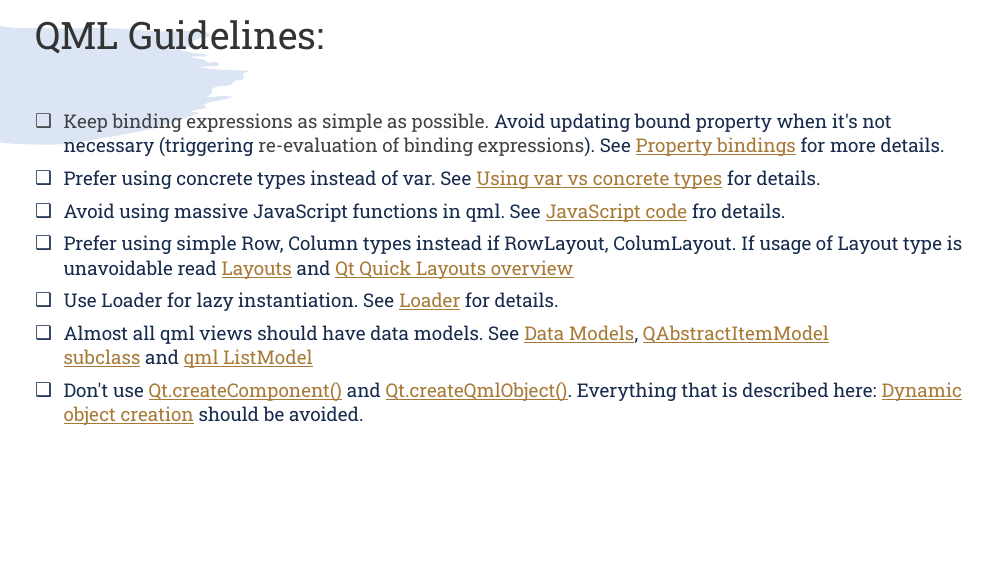
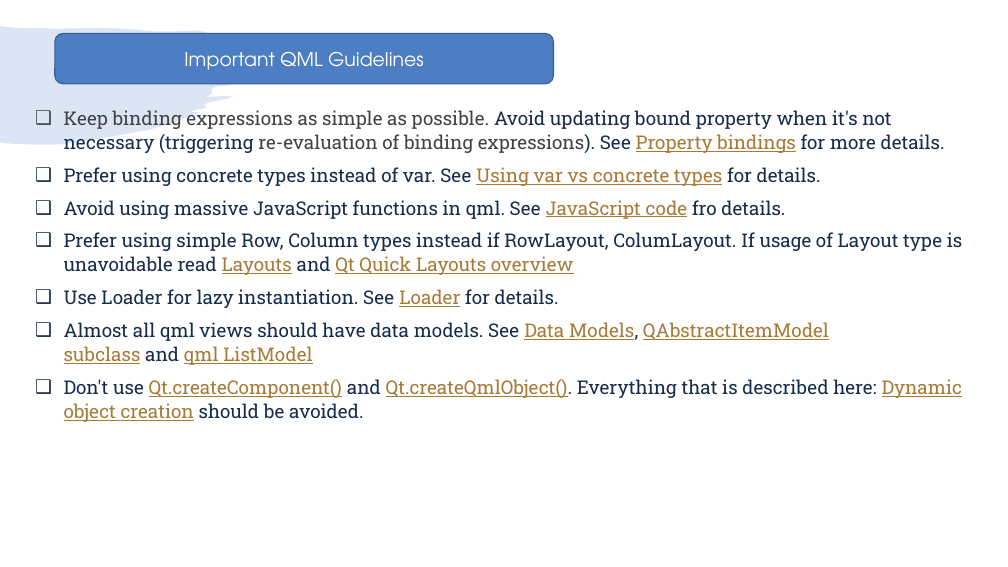
Before and after one commit to girishlande/QtProjects, a slide deck: slide 12 of learnings.pptx (slide 11 before the commit). Drawn at 1008x567 pixels with LibreOffice and Linux fonts; fonts in the diff are those of the drawing. Boxes give left, top, right and bottom in pixels: in the first picture for what was removed or moved away, otherwise in the second. Text is boxed around its words. In the diff, an @@ line names an element or a change of style, - is before the commit and + after.

```diff
--- a/learnings.pptx
+++ b/learnings.pptx
@@ text at (x1=35, y1=20, x2=324, y2=54): paragraph removed @@
-QML Guidelines:
@@ rounded rectangle added at (x1=54, y1=33, x2=554, y2=84), fill #4D7DC3, outline #395C90 1 pt, 18 pt, text #FFFFFF @@
+Important QML Guidelines
```
Also in this commit, not shown: 9 other slides changed, 16 slides added.
